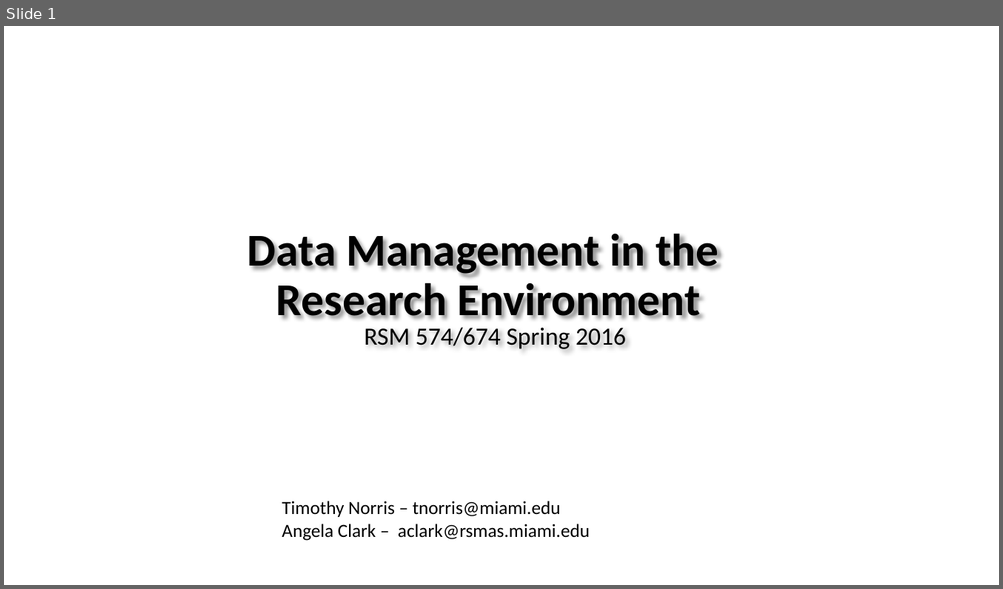
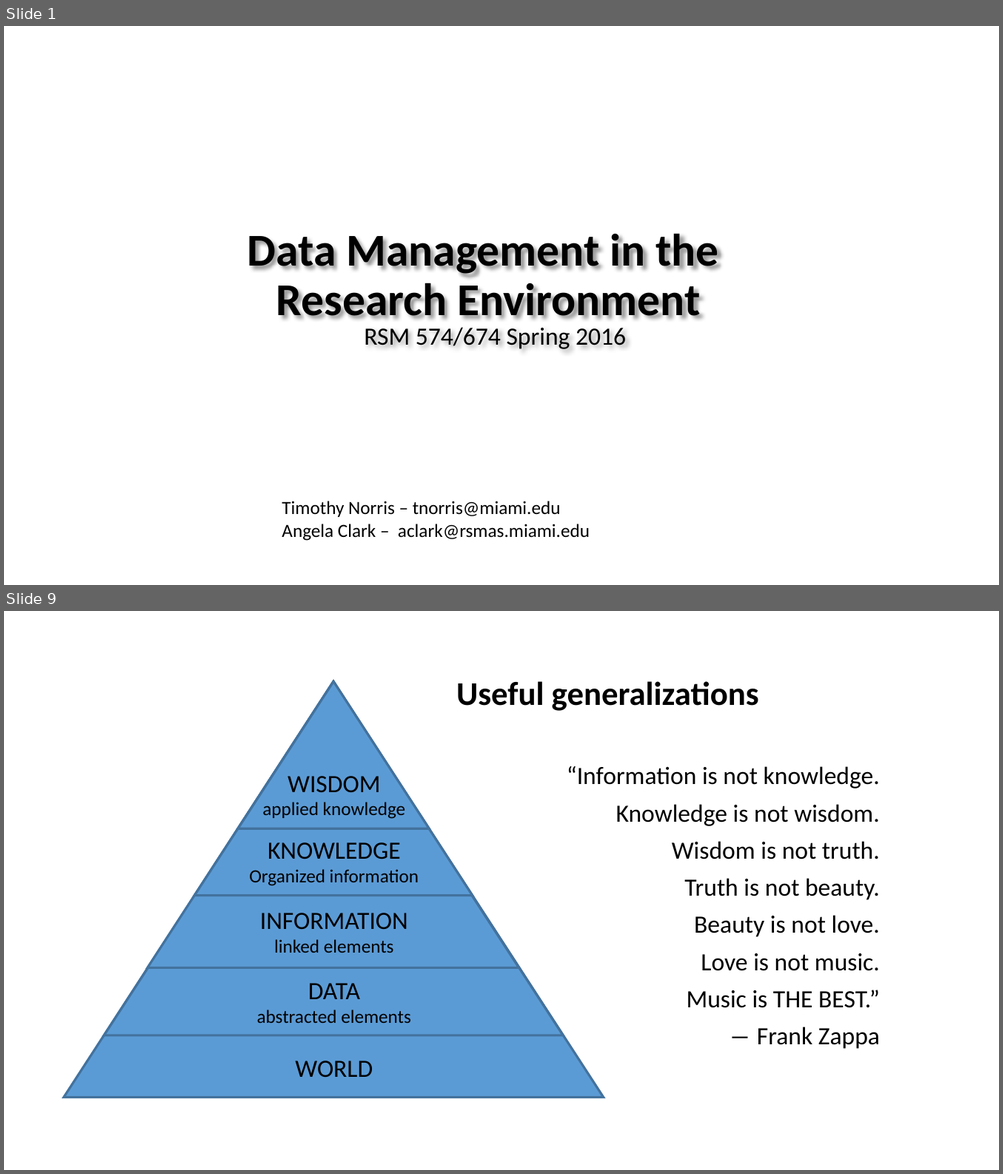
Before and after one commit to tibbben/teaching.data.literacy, a slide deck: UM_DataManagementClass/Lessons/03/03_firstMeeting.pptx. Shown one above the other, each under a label of ours: slide 1 before the commit, slides 1 and 9 after it; the slides between them are not shown. The pictures are 1003x589 and 1003x1174 pixels, drawn with LibreOffice and Linux fonts; fonts in the diff are those of the drawing; background and template pictures are left out. Boxes give left, top, right and bottom in pixels: in the first picture for what was removed or moved away, otherwise in the second. Text is boxed around its words. In the diff, an @@ line names an element or a change of style, - is before the commit and + after.

```diff
--- a/UM_DataManagementClass/Lessons/03/03_firstMeeting.pptx
+++ b/UM_DataManagementClass/Lessons/03/03_firstMeeting.pptx
@@ slide 9 added at <box>4,611,999,1170</box>, background #FFFFFF @@
@@ triangle added at <box>64,682,603,1097</box>, fill #5B9BD5, outline #43739E 2.25 pt @@
@@ triangle added at <box>104,683,563,1037</box>, fill #5B9BD5, outline #43739E 2.25 pt @@
@@ triangle added at <box>148,682,519,968</box>, fill #5B9BD5, outline #43739E 2.25 pt @@
@@ triangle added at <box>194,682,472,896</box>, fill #5B9BD5, outline #43739E 2.25 pt @@
@@ triangle added at <box>239,681,430,828</box>, fill #5B9BD5, outline #43739E 2.25 pt @@
@@ title added at <box>456,681,759,711</box>, 32 pt, text #000000, bold @@
+Useful generalizations
@@ text added at <box>262,776,406,819</box>, 18 pt, text #000000 @@
+WISDOM
+applied knowledge
@@ text added at <box>566,766,879,1049</box>, 24 pt, text #000000 @@
+“Information is not knowledge.
+Knowledge is not wisdom.
+Wisdom is not truth.
+Truth is not beauty.
+Beauty is not love.
+Love is not music.
+Music is THE BEST.”
+― Frank Zappa
@@ text added at <box>249,843,419,886</box>, 18 pt, text #000000 @@
+KNOWLEDGE
+Organized information
@@ text added at <box>260,913,408,953</box>, 18 pt, text #000000 @@
+INFORMATION
+linked elements
@@ text added at <box>257,983,411,1023</box>, 18 pt, text #000000 @@
+DATA
+abstracted elements
@@ text added at <box>295,1061,373,1078</box>, 24 pt, text #000000 @@
+WORLD
```
Also in this commit, not shown: 19 other slides added, 1 other file.
